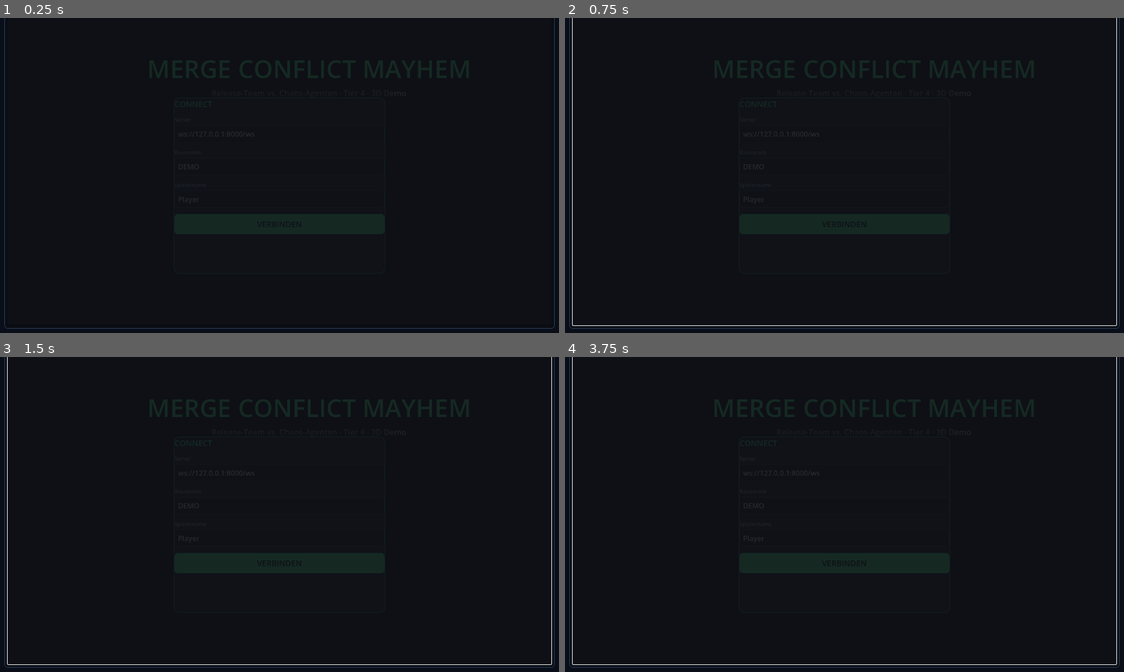
Above: before the commit, frames 1-4 (two rows, left to right).
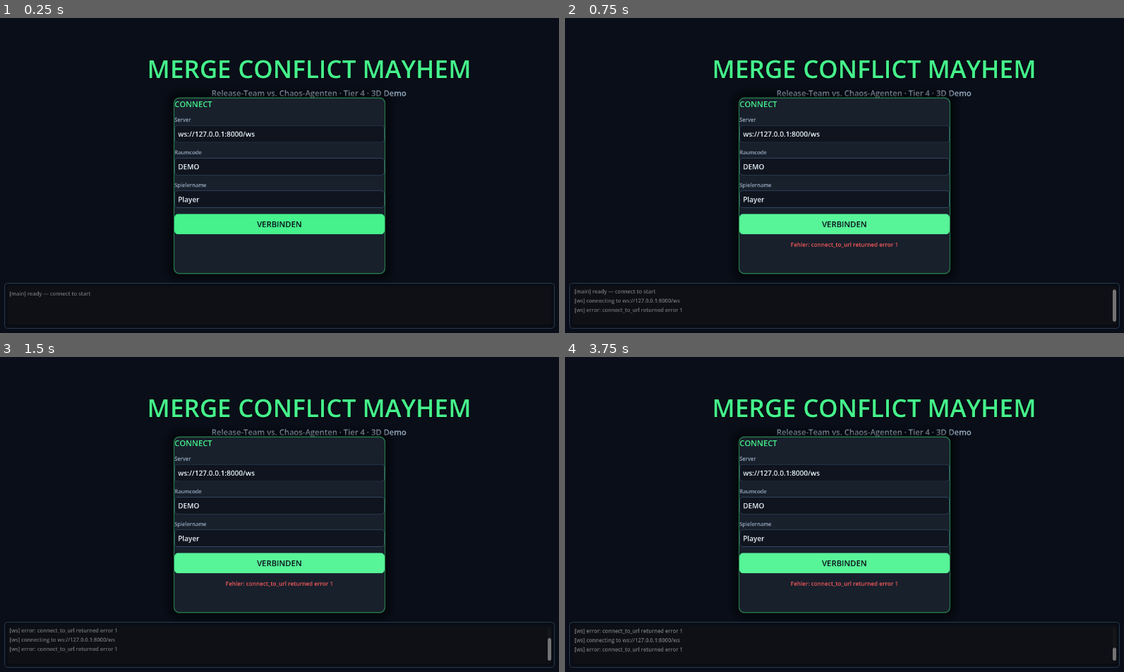
Above: after the commit, the same moments.

Repository: rausch-tech/merge-commit-mayhem
Game: Godot game, scene res://scenes/main.tscn
Same seed, same stepped clock (60 frames per second), same inputs: the game is played once before the commit and once after it.
Inputs:
- Up to frame 1 (0.25 s): no input
- Up to frame 2 (0.75 s): click "VERBINDEN" at 0.5 s
- Up to frame 3 (1.5 s): tap Enter at 1.25 s; hold D from 1.28 s (still down)
- Up to frame 4 (3.75 s): tap Space at 2, 3.5 s; release D at 2.03 s; hold S 2.03-2.78 s; tap Enter at 2.75 s; hold D 2.78-3.53 s; hold W from 3.53 s (still down)

The runs differ from the first frame. In frame 1, 6.3% of the frame differs, in the area x 0-100%, y 0-89%; in frame 2, 7.2%; in frame 3, 7.2%; in frame 4, 7.2%, in the area x 0-100%, y 0-98%.

Commit message:
fix(tier4 lobby): make background layers click-through (mouse_filter=IGNORE)
Sven hat berichtet: die Connect-Lobby-Buttons sind nicht klickbar, weil
"irgendwas drueber liegt". Bug: meine fullscreen ColorRects (bg, bg_overlay)
und das Title-VBoxContainer hatten Default mouse_filter=MOUSE_FILTER_STOP
und absorbierten alle Klicks im Bildschirm-Bereich. Connect-Card-Children
(Buttons, LineEdits) bekamen gar keine Events.

Fix:
- Root Control auf MOUSE_FILTER_PASS (root soll keine Events fressen).
- bg ColorRect → MOUSE_FILTER_IGNORE.
- bg_overlay ColorRect → MOUSE_FILTER_IGNORE.
- title_container VBox → MOUSE_FILTER_IGNORE.
- log_panel PanelContainer → MOUSE_FILTER_IGNORE (Container reicht; das
  TextEdit drinnen behaelt PASS damit Scroll funktioniert).
- log_panel anchor_top=1.0 ergaenzt (war auf 0.0; das Panel war damit
  vom oberen Bildschirm-Rand bis offset_top angezogen, statt nur am
  Boden zu kleben).

Headless-Re-Render bestaetigt: Lobby ist jetzt heller und Layout korrekt.
Screenshots in docs/superpowers/screenshots/ aktualisiert.

Diff:
--- a/godot-3d/scripts/main.gd
+++ b/godot-3d/scripts/main.gd
@@ -63,19 +63,25 @@
 # -- UI construction ---------------------------------------------------------
 
 func _build_ui() -> void:
-	# Background gradient
+	# Root mouse_filter: PASS so the root Control doesn't swallow events.
+	mouse_filter = Control.MOUSE_FILTER_PASS
+
+	# Background gradient — both layers are click-through (IGNORE) so they
+	# never block the buttons sitting on top.
 	var bg := ColorRect.new()
 	bg.color = COLOR_BG_BOTTOM
 	bg.anchor_right = 1.0
 	bg.anchor_bottom = 1.0
+	bg.mouse_filter = Control.MOUSE_FILTER_IGNORE
 	add_child(bg)
 
 	var bg_overlay := _make_gradient_panel()
 	bg_overlay.anchor_right = 1.0
 	bg_overlay.anchor_bottom = 1.0
+	bg_overlay.mouse_filter = Control.MOUSE_FILTER_IGNORE
 	add_child(bg_overlay)
 
-	# Title block (top-center)
+	# Title block (top-center) — click-through so it never sits on a button.
 	var title_container := VBoxContainer.new()
 	title_container.alignment = BoxContainer.ALIGNMENT_CENTER
 	title_container.anchor_left = 0.5
@@ -85,6 +91,7 @@
 	title_container.offset_right = 300
 	title_container.offset_top = 60
 	title_container.offset_bottom = 200
+	title_container.mouse_filter = Control.MOUSE_FILTER_IGNORE
 	add_child(title_container)
 
 	var title := Label.new()
@@ -211,11 +218,13 @@
 	var log_panel := PanelContainer.new()
 	log_panel.anchor_left = 0.0
 	log_panel.anchor_right = 1.0
+	log_panel.anchor_top = 1.0
 	log_panel.anchor_bottom = 1.0
 	log_panel.offset_left = 16
 	log_panel.offset_right = -16
 	log_panel.offset_top = -120
 	log_panel.offset_bottom = -16
+	log_panel.mouse_filter = Control.MOUSE_FILTER_IGNORE
 	var log_style := StyleBoxFlat.new()
 	log_style.bg_color = Color(0.04, 0.05, 0.08, 0.85)
 	log_style.set_corner_radius_all(8)
@@ -231,6 +240,7 @@
 	_log_area.add_theme_color_override("font_color", COLOR_ACCENT)
 	_log_area.add_theme_color_override("background_color", Color(0, 0, 0, 0))
 	_log_area.add_theme_font_size_override("font_size", 12)
+	_log_area.mouse_filter = Control.MOUSE_FILTER_PASS
 	log_panel.add_child(_log_area)
 
 func _make_card() -> PanelContainer:
Not shown, changed: docs/superpowers/screenshots/2026-04-27-lobby.png
